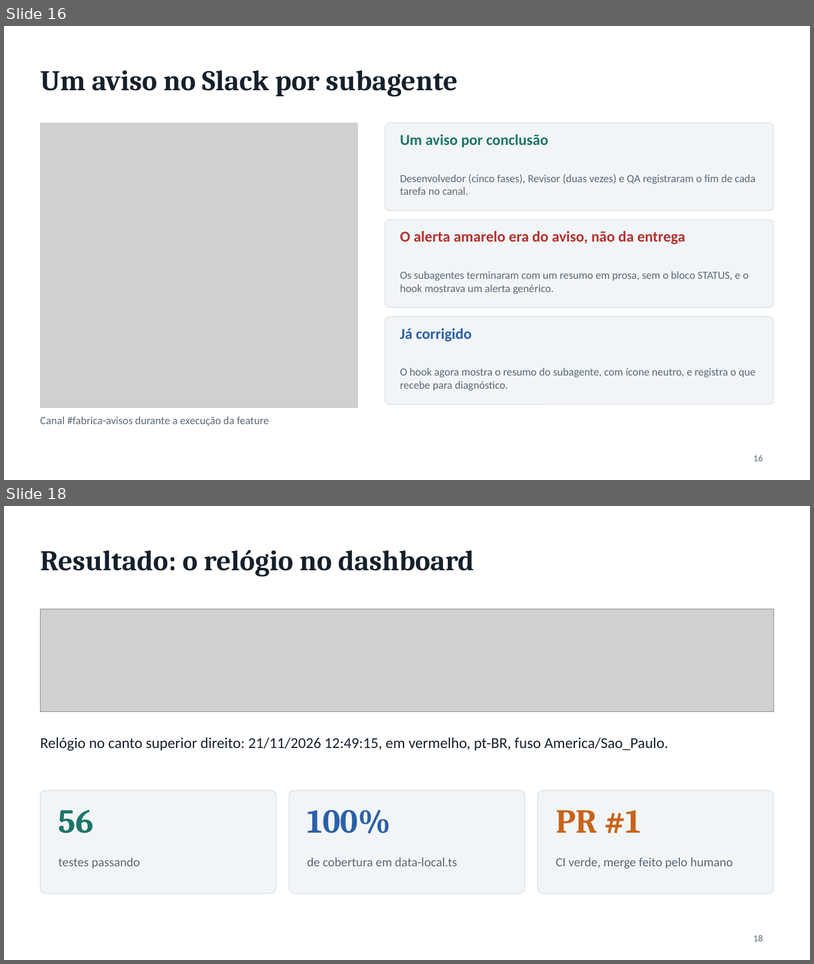
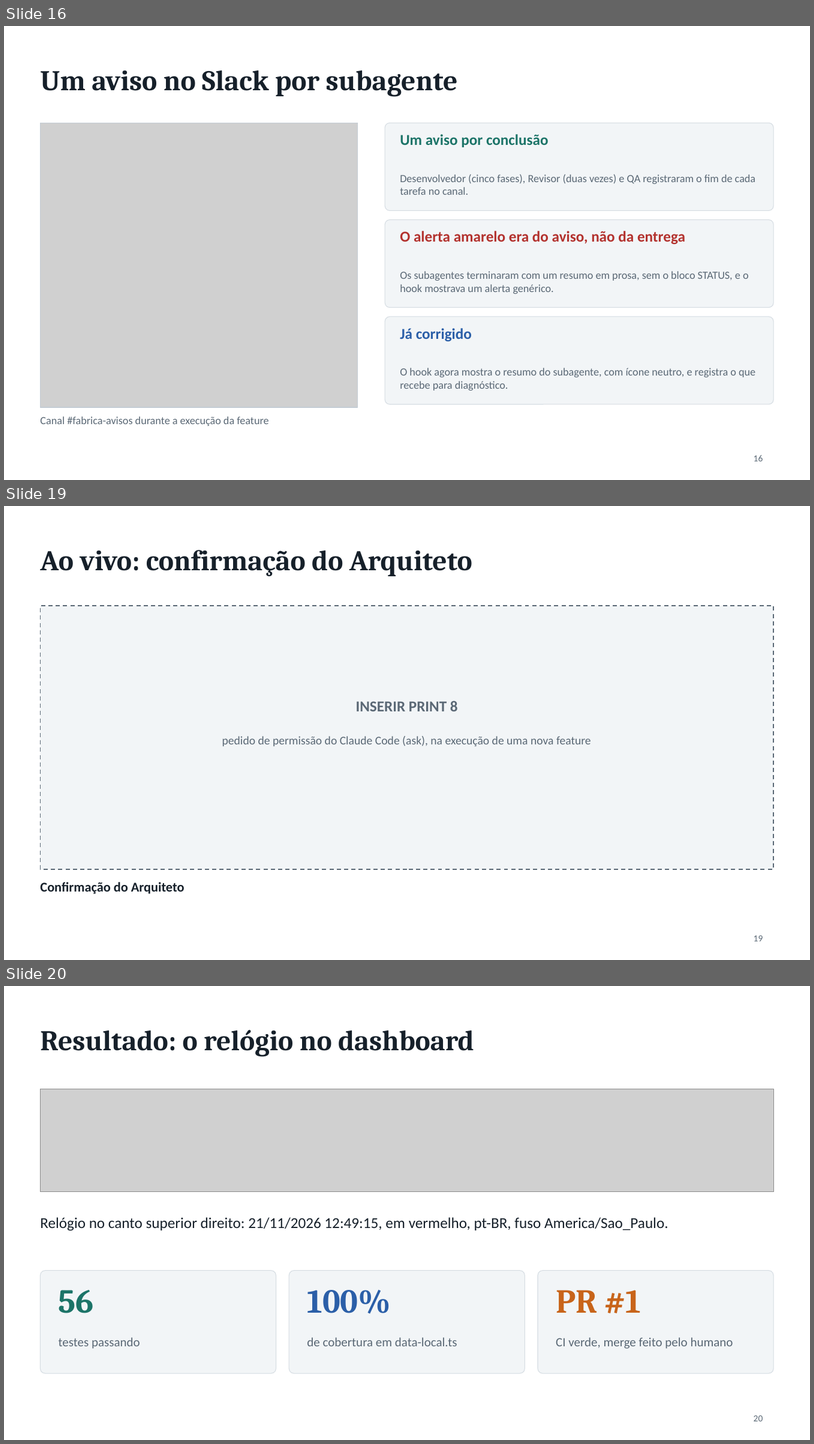
Before and after one commit to liviagomes30/fabrica-petcontrol, a slide deck: docs/fabrica/apresentacao-fabrica-claude-code.pptx. Shown one above the other, each under a label of ours: slides 16 and 18 before the commit, slides 16, 19 and 20 after it; the slides between them are not shown. The pictures are 814x964 and 814x1444 pixels, drawn with LibreOffice and Linux fonts; fonts in the diff are those of the drawing; grey boxes stand for pictures. Boxes give left, top, right and bottom in pixels: in the first picture for what was removed or moved away, otherwise in the second. Text is boxed around its words. In the diff, an @@ line names an element or a change of style, - is before the commit and + after.

```diff
--- a/docs/fabrica/apresentacao-fabrica-claude-code.pptx
+++ b/docs/fabrica/apresentacao-fabrica-claude-code.pptx
@@ slide 19 added at box(4, 506, 810, 960), background #FFFFFF @@
@@ title added at box(40, 550, 473, 576), 34 pt, text #16202A, bold @@
+Ao vivo: confirmação do Arquiteto
@@ rectangle added at box(40, 606, 774, 869), fill #F2F5F7, outline #5A6875 1.25 pt dashed @@
@@ text added at box(356, 700, 458, 711), 18 pt, text #5A6875, bold @@
+INSERIR PRINT 8
@@ text added at box(222, 736, 591, 746), 14 pt, text #5A6875 @@
+pedido de permissão do Claude Code (ask), na execução de uma nova feature
@@ text added at box(40, 882, 185, 894), 16 pt, text #16202A, bold @@
+Confirmação do Arquiteto
@@ page number added at box(754, 935, 764, 941), 11 pt, text #5A6875 @@
+19
@@ what was slide 18 is now slide 20 @@
@@ page number at box(754, 1415, 764, 1421): text changed @@
-18
+20
```
Also in this commit, not shown: 2 other slides added, 1 slide removed, 3 other files.
